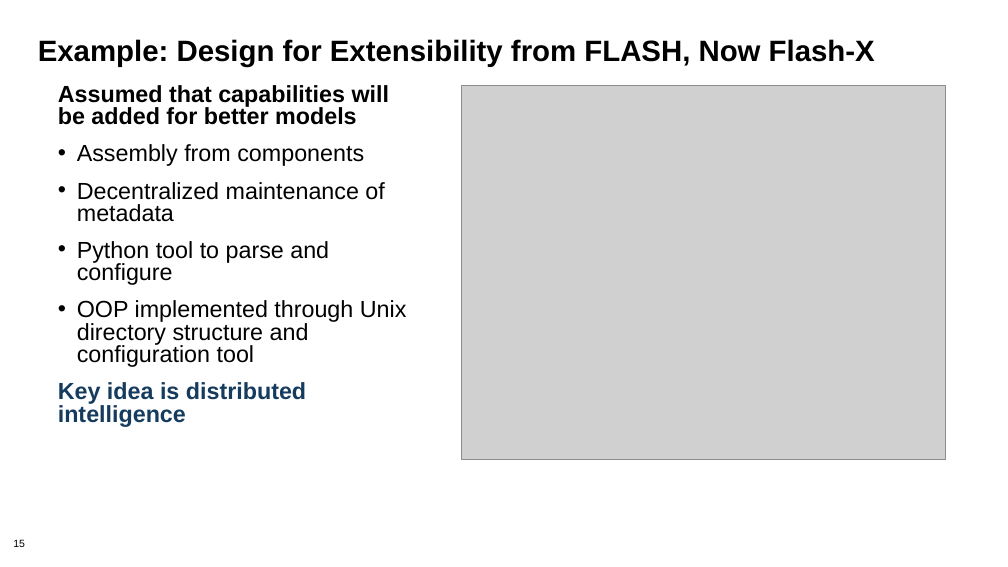
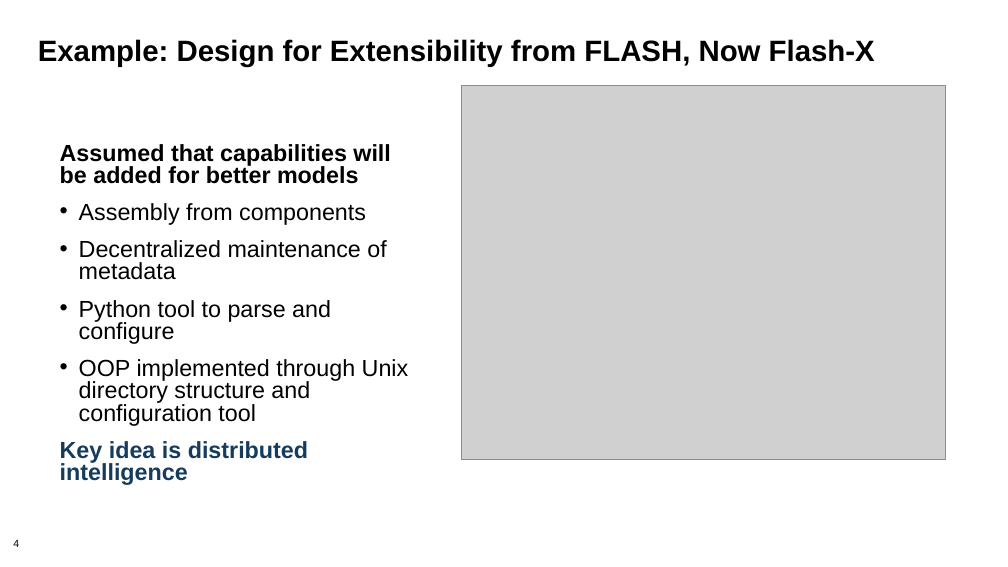
Before and after one commit to bssw-tutorial/presentations, a slide deck: slide 4 of design-a.pptx (slide 15 before the commit). Drawn at 1008x567 pixels with LibreOffice and Linux fonts; fonts in the diff are those of the drawing; grey boxes stand for pictures; background and template pictures are left out. Boxes give left, top, right and bottom in pixels: in the first picture for what was removed or moved away, otherwise in the second. Text is boxed around its words. In the diff, an @@ line names an element or a change of style, - is before the commit and + after.

```diff
--- a/design-a.pptx
+++ b/design-a.pptx
@@ text "Assumed that capabilities will be ...": place and size @@
-text "Assumed that capabilities will be ..." at (58, 85, 407, 427)
+text "Assumed that capabilities will be ..." at (60, 144, 409, 485)
@@ page number at (13, 539, 19, 547): text changed @@
-15
+4
```
Also in this commit, not shown: 6 other slides changed, 14 slides added, 19 slides removed.
